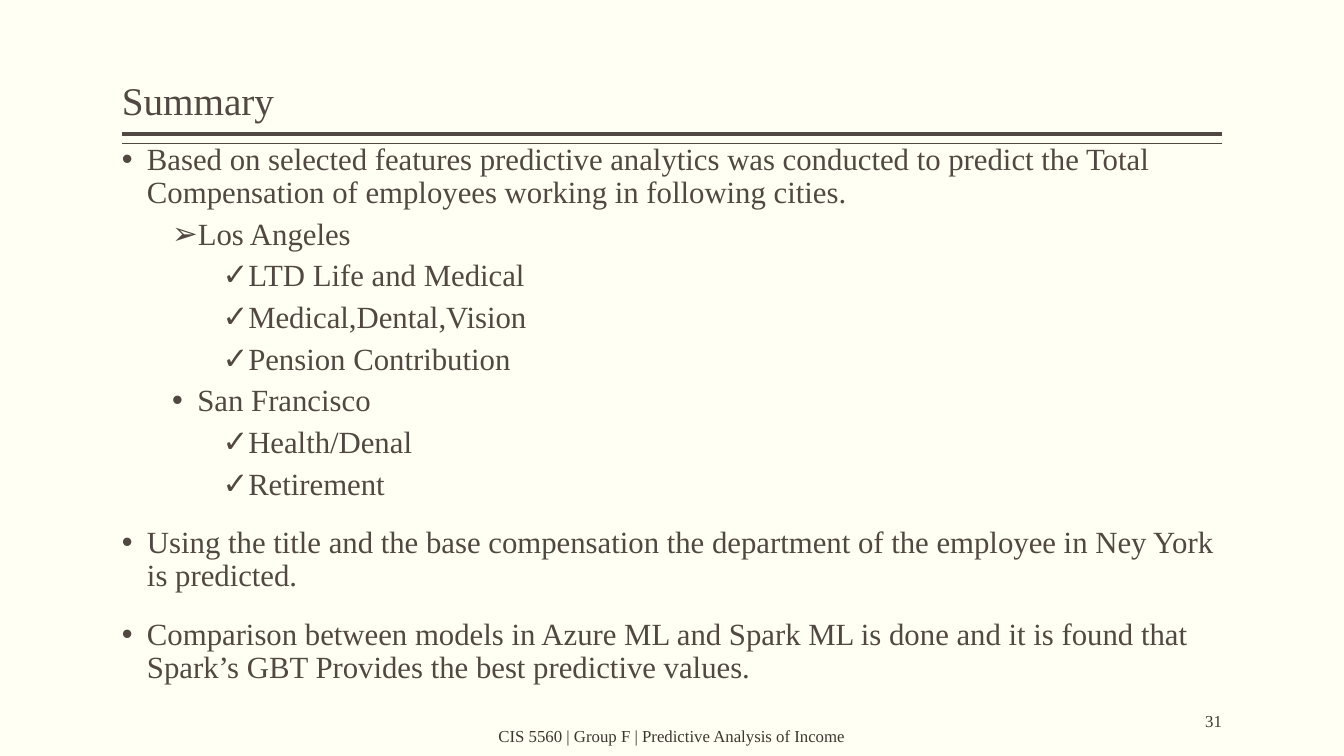
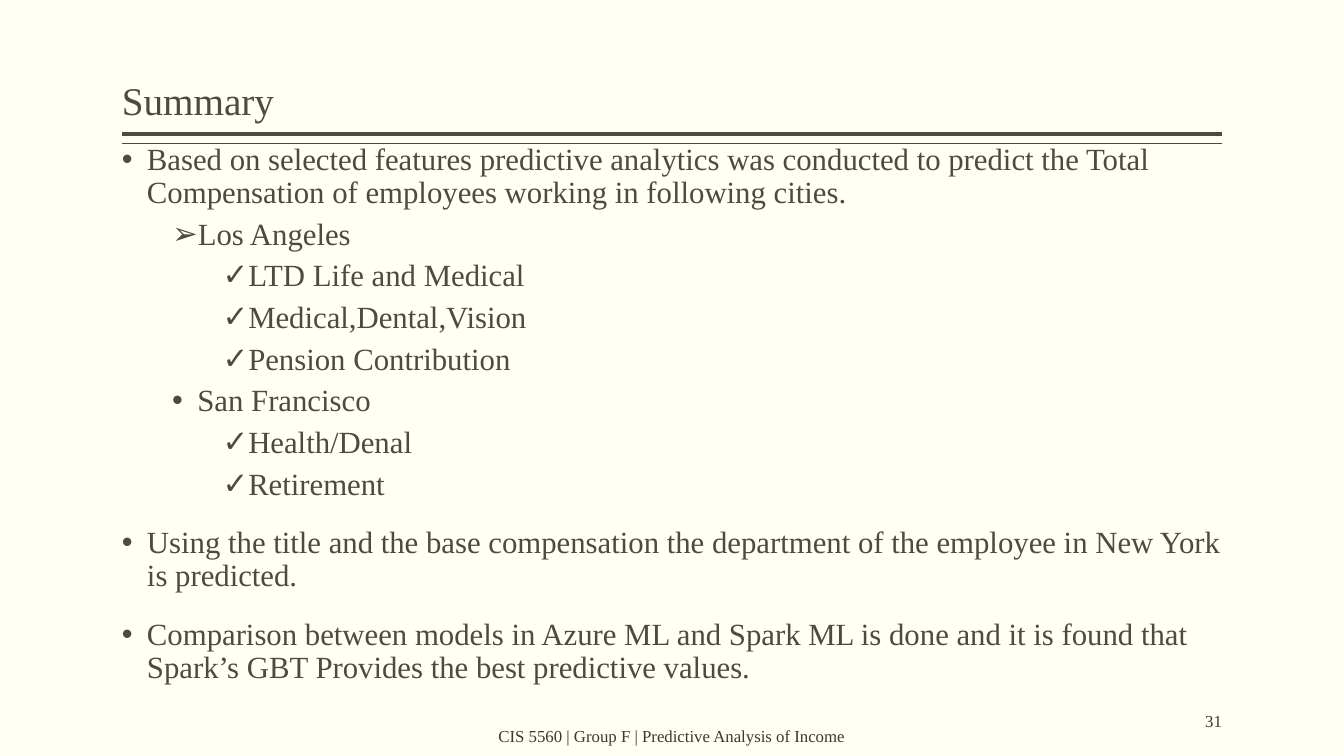
Before and after one commit to roshik2016/CIS5560, a slide deck: slide 31 of Predictive Analysis of Income.pptm. Drawn at 1344x756 pixels with LibreOffice and Linux fonts; fonts in the diff are those of the drawing. Boxes give left, top, right and bottom in pixels: in the first picture for what was removed or moved away, otherwise in the second. Text is boxed around its words. In the diff, an @@ line names an element or a change of style, - is before the commit and + after.

```diff
--- a/Predictive Analysis of Income.pptm
+++ b/Predictive Analysis of Income.pptm
@@ text at [147,531,1220,592]: text changed @@
-• Using the title and the base compensation the department of the employee in Ney York is predicted.
+• Using the title and the base compensation the department of the employee in New York is predicted.
```
Also in this commit, not shown: 3 other slides changed, 1 slide added.
